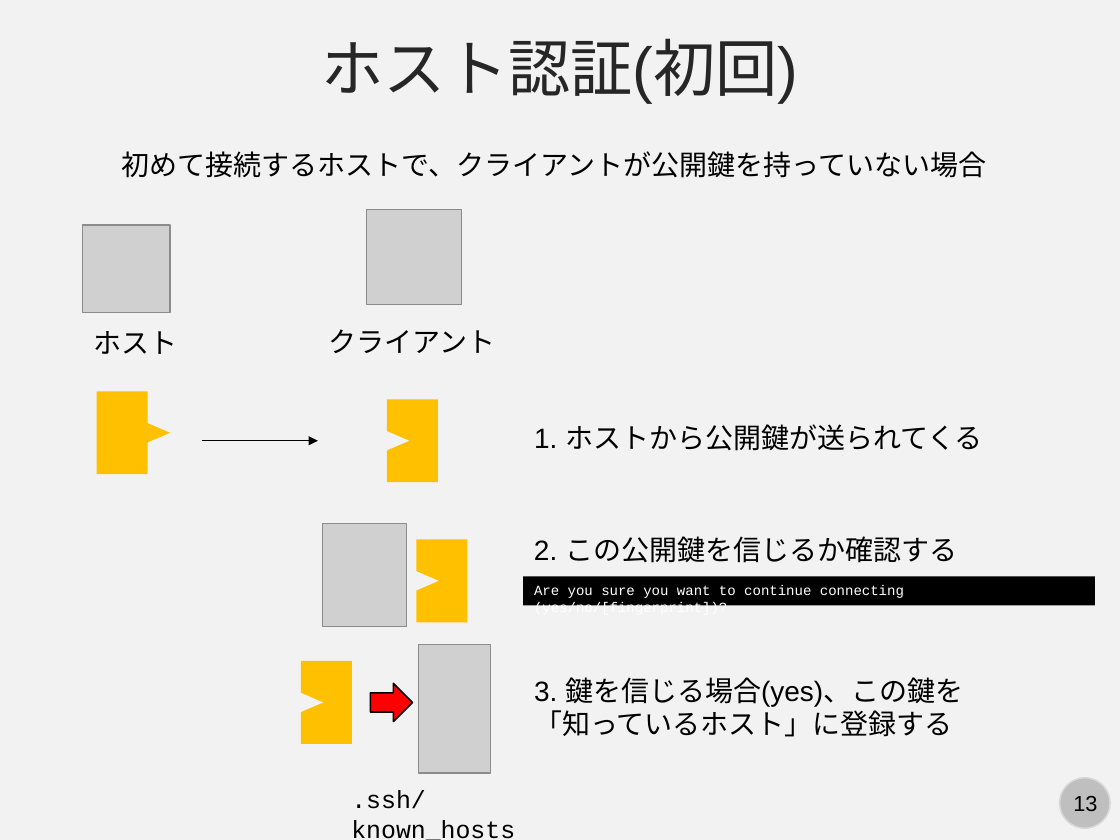
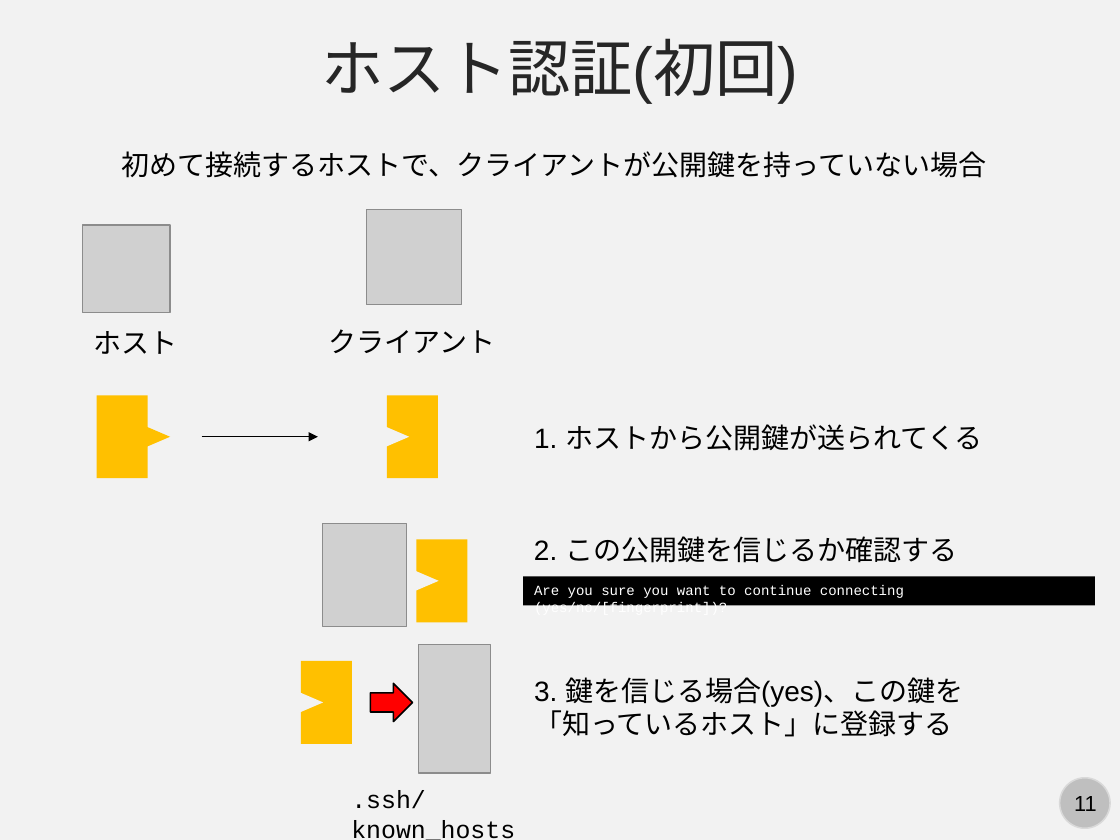
Before and after one commit to kaityo256/lab_startup, a slide deck: slide 11 of ssh/ssh.pptx (slide 13 before the commit). Drawn at 1120x840 pixels with LibreOffice and Linux fonts; fonts in the diff are those of the drawing; grey boxes stand for pictures. Boxes give left, top, right and bottom in pixels: in the first picture for what was removed or moved away, otherwise in the second. Text is boxed around its words. In the diff, an @@ line names an element or a change of style, - is before the commit and + after.

```diff
--- a/ssh/ssh.pptx
+++ b/ssh/ssh.pptx
@@ rectangle: place and size @@
-rectangle at box(96, 391, 148, 474)
+rectangle at box(96, 395, 148, 478)
@@ triangle: place and size @@
-triangle at box(125, 413, 170, 451)
+triangle at box(125, 418, 170, 456)
@@ 1 arrow, 1 rectangle, 1 triangle: place and size @@
-1 arrow, 1 rectangle, 1 triangle at box(202, 400, 438, 483)
+1 arrow, 1 rectangle, 1 triangle at box(202, 395, 438, 478)
@@ page number at box(1074, 796, 1097, 811): text changed @@
-13
+11
```
Also in this commit, not shown: 2 other slides changed, 1 slide added, 1 other file.
